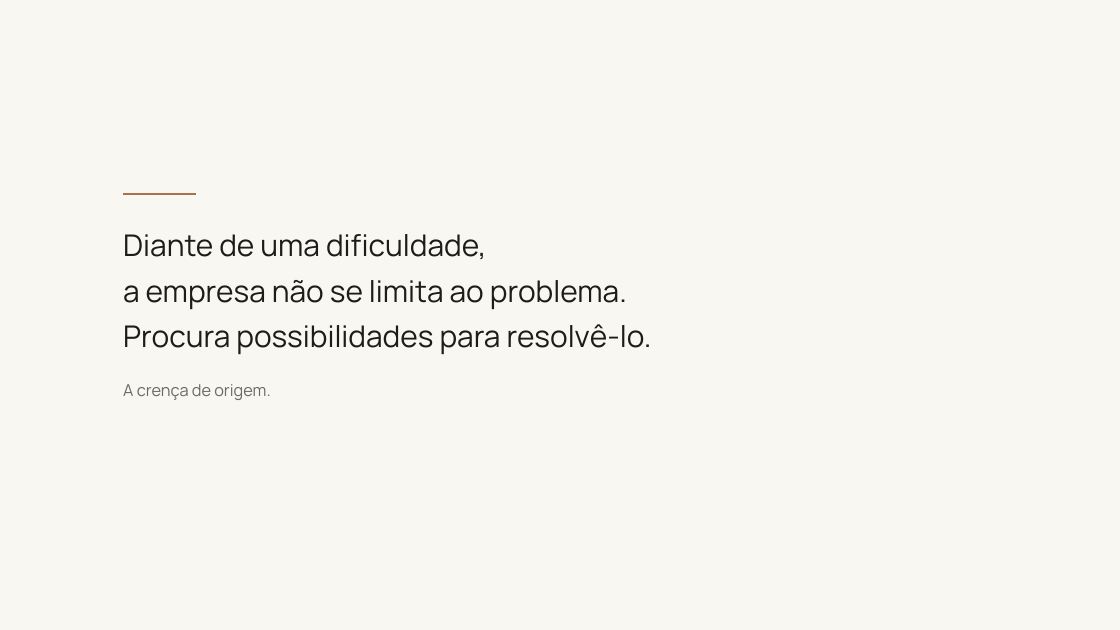
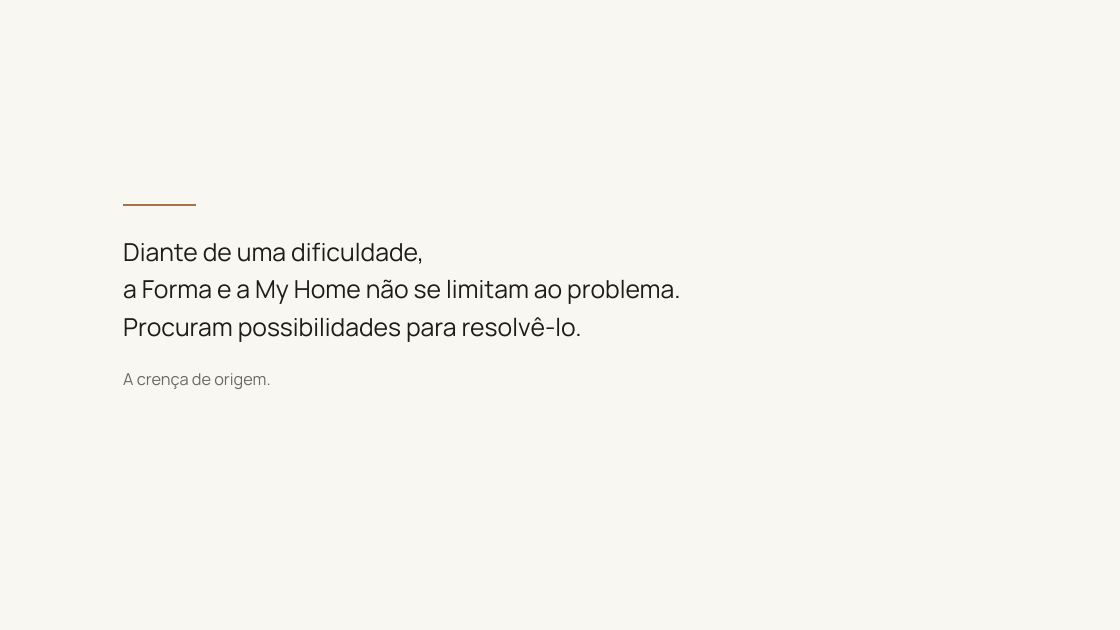
Before and after one commit to kellyalbertkabrand/Apresentacao_Revelacao_de_Essencia, a slide deck: slide 7 of clientes/flavia-muccelin/Cultura-Organizacional-Forma-e-My-Home.pptx. Drawn at 1120x630 pixels with LibreOffice and Linux fonts; fonts in the diff are those of the drawing; background and template pictures are left out. Boxes give left, top, right and bottom in pixels: in the first picture for what was removed or moved away, otherwise in the second. Text is boxed around its words. In the diff, an @@ line names an element or a change of style, - is before the commit and + after.

```diff
--- a/clientes/flavia-muccelin/Cultura-Organizacional-Forma-e-My-Home.pptx
+++ b/clientes/flavia-muccelin/Cultura-Organizacional-Forma-e-My-Home.pptx
@@ rectangle: place and size @@
-rectangle at [123,193,196,195]
+rectangle at [123,204,196,206]
@@ text "Diante de uma dificuldade,": place and size @@
-text "Diante de uma dificuldade," at [123,234,652,354]
+text "Diante de uma dificuldade," at [123,242,680,342]
@@ text at [123,242,424,264]: size 38.3 to 31.8 pt in "Diante de uma dificuldade," @@
@@ text at [123,279,680,342]: text changed; size 38.3 to 31.8 pt @@
-a empresa não se limita ao problema.
-Procura possibilidades para resolvê-lo.
+a Forma e a My Home não se limitam ao problema.
+Procuram possibilidades para resolvê-lo.
@@ text "A crença de origem.": place and size @@
-text "A crença de origem." at [123,384,270,400]
+text "A crença de origem." at [123,373,270,389]
```
Also in this commit, not shown: 5 other slides changed, 3 other files.
